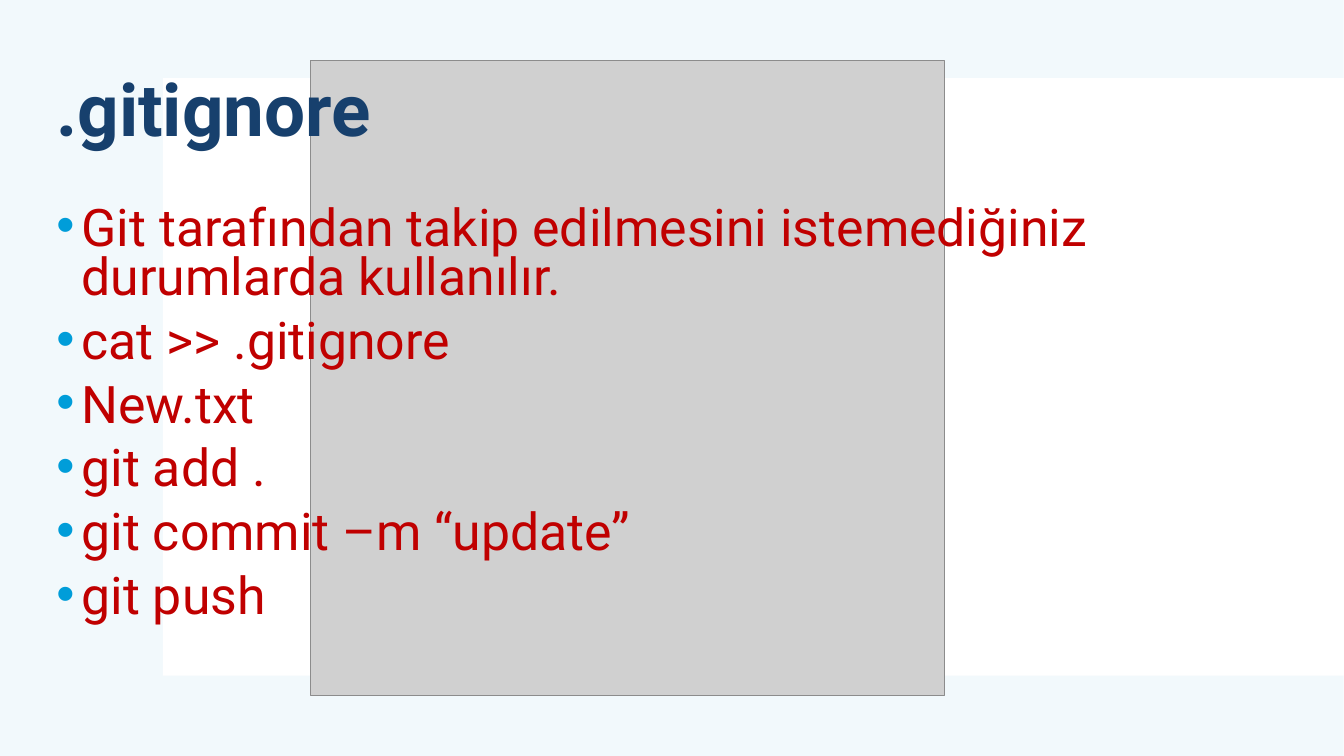
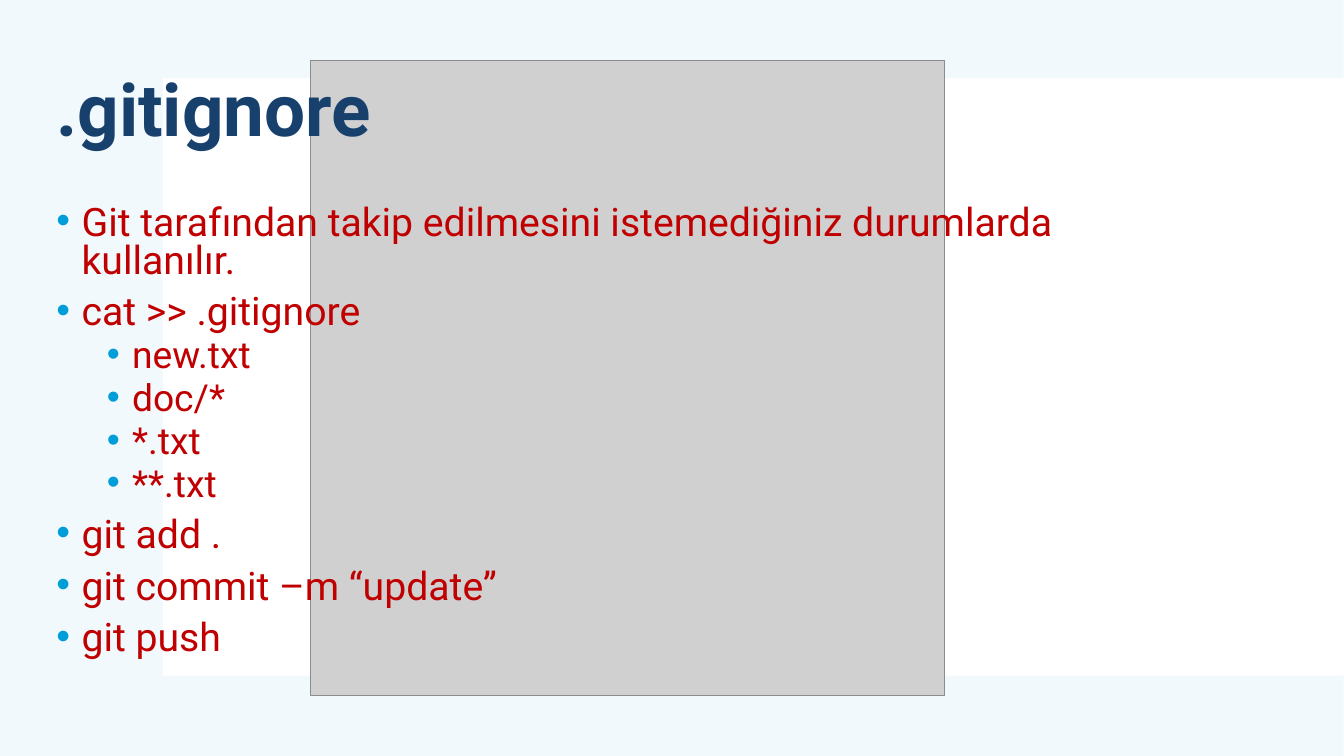
Before and after one commit to mehmetsungur/GitGithub, a slide deck: slide 15 of GitGithub.pptx. Drawn at 1344x756 pixels with LibreOffice and Linux fonts; fonts in the diff are those of the drawing; grey boxes stand for pictures. Boxes give left, top, right and bottom in pixels: in the first picture for what was removed or moved away, otherwise in the second. Text is boxed around its words. In the diff, an @@ line names an element or a change of style, - is before the commit and + after.

```diff
--- a/GitGithub.pptx
+++ b/GitGithub.pptx
@@ text at (x1=82, y1=200, x2=1052, y2=659): size 37 to 28 pt in "Git tarafından takip edilmesini istemediğiniz durumlarda kul ...", "cat >> .gitignore", "git add .", "git commit –m “update”" and 1 more places @@
@@ text at (x1=132, y1=343, x2=251, y2=498): text changed; size 37 to 26.6 pt @@
-• New.txt
+  • new.txt
+  • doc/*
+  • *.txt
+  • **.txt
```
Also in this commit, not shown: 2 slides added, 1 other file.
